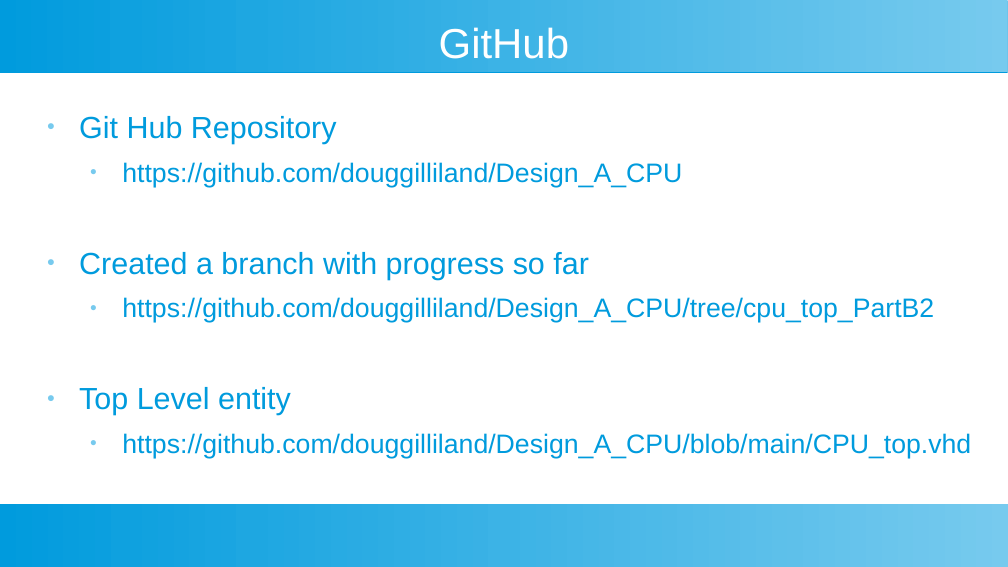
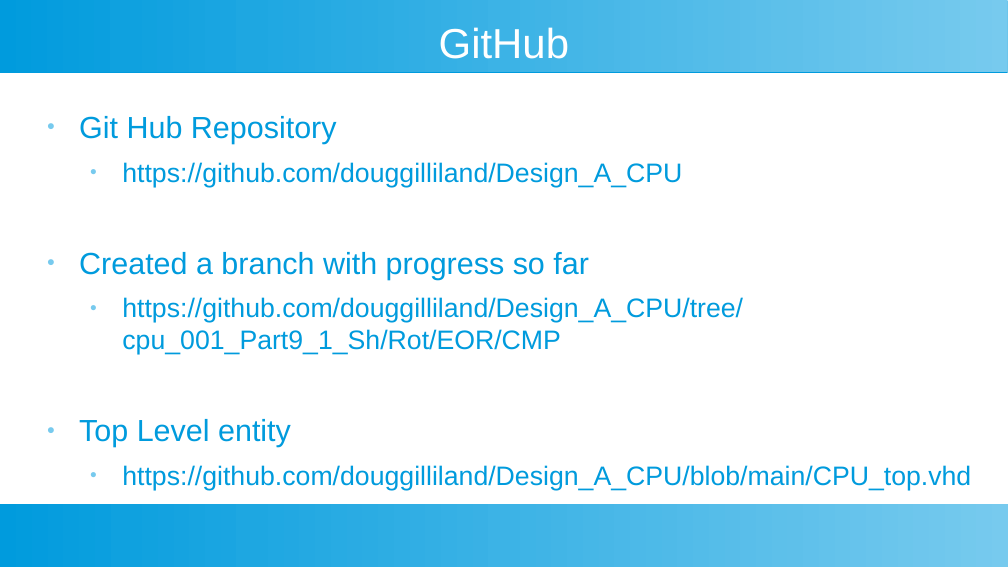
Before and after one commit to douggilliland/Design_A_CPU, a slide deck: slide 27 of Docs/DIY-FPGA-Computer-09_Shifting_Rotating.odp. Drawn at 1008x567 pixels with LibreOffice and Linux fonts; fonts in the diff are those of the drawing. Boxes give left, top, right and bottom in pixels: in the first picture for what was removed or moved away, otherwise in the second. Text is boxed around its words. In the diff, an @@ line names an element or a change of style, - is before the commit and + after.

```diff
--- a/Docs/DIY-FPGA-Computer-09_Shifting_Rotating.odp
+++ b/Docs/DIY-FPGA-Computer-09_Shifting_Rotating.odp
@@ text at (122, 297, 743, 355): text changed @@
-  ● https://github.com/douggilliland/Design_A_CPU/tree/cpu_top_PartB2
+  ● https://github.com/douggilliland/Design_A_CPU/tree/cpu_001_Part9_1_Sh/Rot/EOR/CMP
```
